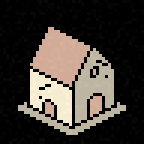
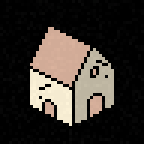
Two versions of the same layered image (144px x 144px). Layer-by-layer changes:
hid group "Directions" (2 layers) over [15, 99, 129, 138]
moved "Yard" into group "Directions" over [18, 99, 126, 135]
